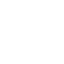
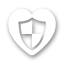
Two versions of the same layered image (w=64, h=64). Layer-by-layer changes:
hid "Ebene 61" over [9, 8, 55, 56]
added layer "Ebene 63" above "Ebene 50" over [8, 8, 56, 56]
